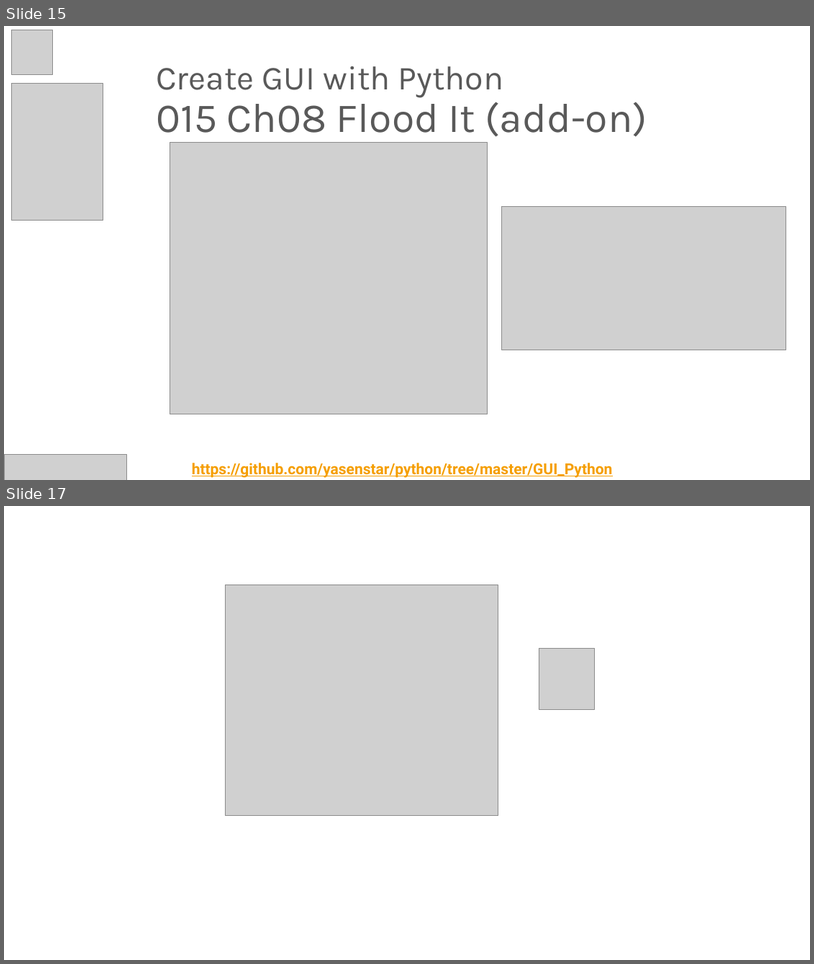
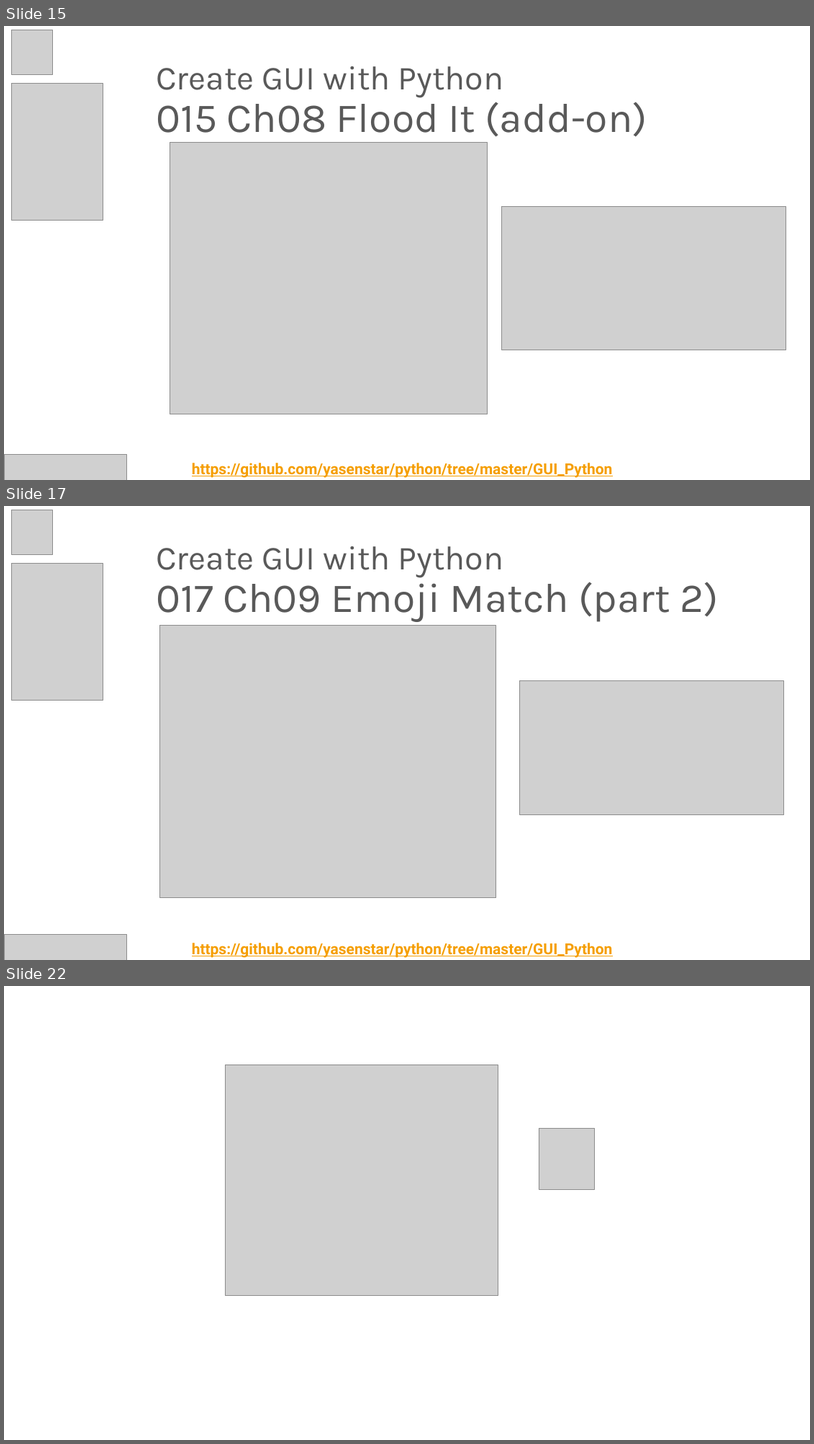
Before and after one commit to yasenstar/python, a slide deck: GUI_Python/Create_GUI_with_Python.pptx. Shown one above the other, each under a label of ours: slides 15 and 17 before the commit, slides 15, 17 and 22 after it; the slides between them are not shown. The pictures are 814x964 and 814x1444 pixels, drawn with LibreOffice and Linux fonts; fonts in the diff are those of the drawing; grey boxes stand for pictures; background and template pictures are left out. Boxes give left, top, right and bottom in pixels: in the first picture for what was removed or moved away, otherwise in the second. Text is boxed around its words. In the diff, an @@ line names an element or a change of style, - is before the commit and + after.

```diff
--- a/GUI_Python/Create_GUI_with_Python.pptx
+++ b/GUI_Python/Create_GUI_with_Python.pptx
@@ slide 17 added at (4,506,810,960), background picture (left out) @@
@@ picture added at (12,510,52,554) @@
@@ title added at (156,546,718,622), 49 pt, text #595959 @@
+Create GUI with Python
+017 Ch09 Emoji Match (part 2)
@@ picture added at (12,563,103,700) @@
@@ picture added at (160,626,496,898) @@
@@ picture added at (520,680,784,814) @@
@@ picture added at (4,934,127,960) @@
@@ text added at (192,942,613,957), 18 pt, text #F59E00, bold, underline @@
+https://github.com/yasenstar/python/tree/master/GUI_Python
@@ what was slide 17 is now slide 22 @@
```
Also in this commit, not shown: 1 slide changed, 4 other slides added, 2 other files.
